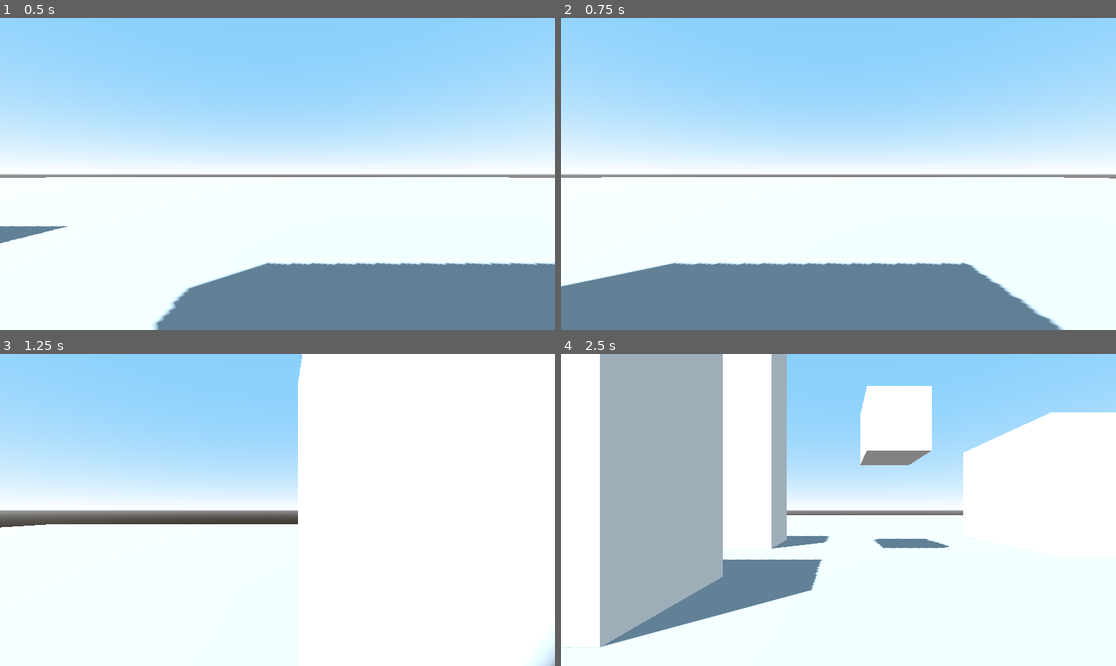
Above: before the commit, frames 1-4 (two rows, left to right).
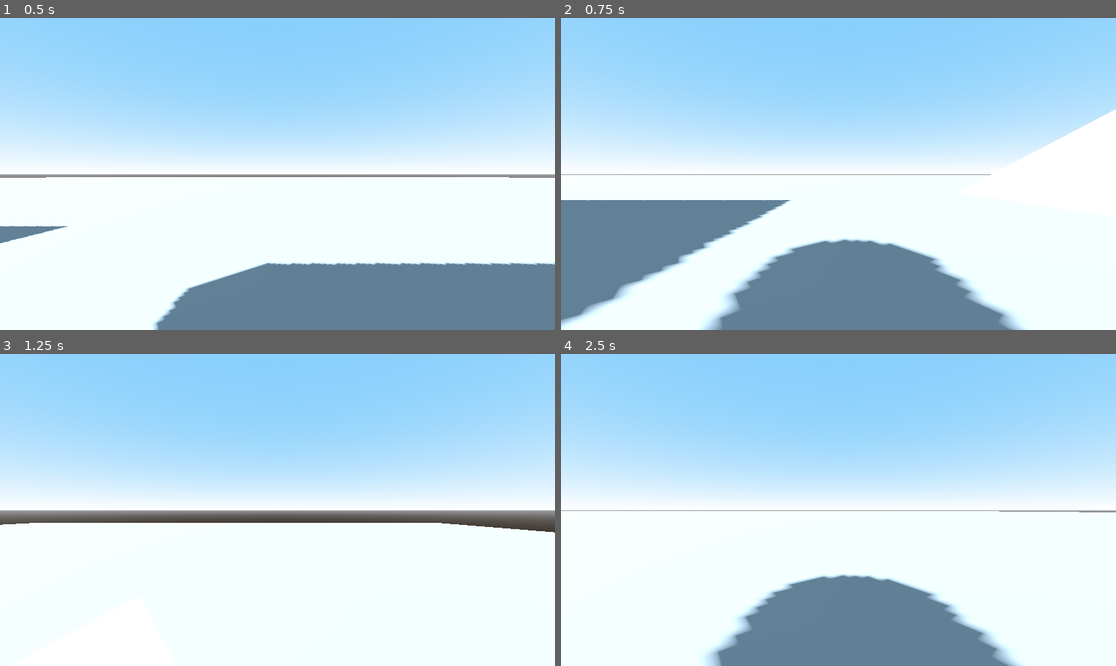
Above: after the commit, the same moments.

Repository: santosty25/Speedrun
Game: Godot game, scene res://Main.tscn
The game is run twice, just before and just after one commit, with the same random seed, the same clock (stepped at 60 frames per second) and the same inputs.
Inputs (mouse positions are in pixels of both pictures, inside the frame that each line leads up to):
- Up to frame 1 (0.5 s): no input
- Up to frame 2 (0.75 s): tap Enter at 0.5 s; move the mouse to (960, 158) at 0.52 s; hold D (Move_Right) from 0.53 s (still down); hold Ctrl (Slide) from 0.53 s (still down); tap Shift (Dash) at 0.6 s
- Up to frame 3 (1.25 s): keep holding D (Move_Right); keep holding Ctrl (Slide); tap Space (Jump) at 0.77 s
- Up to frame 4 (2.5 s): move the mouse to (727, 525) at 1.27 s; release D (Move_Right) at 1.28 s; release Ctrl (Slide) at 1.28 s; hold S (Move_Back) 1.28-2.03 s; tap Ctrl (Slide) at 1.35 s; tap Space (Jump) at 1.52 s; tap Shift (Dash) at 1.55, 2.1 s; move the mouse to (894, 441) at 2.02 s; hold D (Move_Right) from 2.03 s (still down); hold Ctrl (Slide) from 2.03 s (still down)

Frame 1 is identical in both runs. In frame 2, 18% of the frame differs, in the area x 0-100%, y 29-100%; in frame 3, 24%; in frame 4, 53%, in the area x 0-100%, y 0-100%.

Commit message:
Dash, Double Jump, Slide

Diff:
--- a/Main.tscn
+++ b/Main.tscn
@@ -67,7 +67,7 @@
 mesh = SubResource("BoxMesh_1en34")
 
 [node name="Block3" type="StaticBody3D" parent="Terrain"]
-transform = Transform3D(10, 0, 0, 0, 10, 0, 0, 0, 10, 14.946, 5, 0)
+transform = Transform3D(4.6376, 8.85961, 0, -8.85961, 4.6376, 0, 0, 0, 10, 14.946, -2.46963, 0)
 
 [node name="CollisionShape3D" type="CollisionShape3D" parent="Terrain/Block3"]
 shape = SubResource("BoxShape3D_ao1lu")
--- a/Player/Player.gd
+++ b/Player/Player.gd
@@ -5,41 +5,67 @@
 # physics constants
 const GRAVITY = 1 # self explanatory
 const FRICTION = 1.3 # applied when on ground or not pressing anything in the air
+const SLIDE_FRICTION = 1.01 # friction while sliding
 
 # player action speeds
-const MOVE_SPEED = 13 # horizontal movement speed
-const AIR_MOVE_SPEED = 5
+const MOVE_SPEED = 13 # horizontal movement speed on ground and wall
+const AIR_MOVE_SPEED = 5 # horizontal movement speed in air
 const JUMP_VELOCITY = 25 # vertical force when jumping
-const JUMP_FORWARDS_VELOCITY = 8 # a little boost we get when jumping, actually pushes player in input direction
+const JUMP_FORWARDS_VELOCITY = 8 # forward movement boost on jump
 const WALL_SPEED_BONUS = 3 # extra speed from wall running
-const WALL_JUMP_HORIZONTAL_FORCE = 20 # force we propell off walls
-const WALL_REPULSION_FORCE = 30 # force keeping you away from wall
+const WALL_JUMP_HORIZONTAL_FORCE = 20 # force player propells off walls on initial jump
+const WALL_REPULSION_FORCE = 50 # force keeping player away from wall after wall jumping
+const AIR_JUMP_COUNT = 1 # number of double jumps you get, 0 means no double jumping
+const DASH_COOLDOWN = 0.5 # time it takes to regenerate one dash
+const DASH_COUNT = 1 # number of dashes player can have stocked at once
+const DASH_SPEED = 60 # speed player moves while dashing
+const DASH_TIME = 0.1 # time dash lasts
+const SLIDE_BOOST = 30 # initial speed given for slide
 
 # tolerance values
 const DEADZONE = 0.1 # time we can still jump after leaving an object
 const FRICTION_DEADZONE = 0.1 # only applies frictin after being on the ground for this time, allows bunny hopping
 const INPUT_BUFFER_TIME = 0.1 # just used to let you press jump before you hit the ground
 const WALL_FORCETIME = 0.1 # time you're forced away from a wall
-
-var airtime = 0
-var landtime = 0
-var sens = 0.2
-var mouse_captured = false
-var v = Vector3.ZERO
-var last_wall_collision = Vector3.ZERO
-var last_input = INPUT_BUFFER_TIME
-var last_wall_jump = WALL_FORCETIME
+# how dashes should be reset
+# COOLDOWN - a dash charge regenerates every time the cooldown timer runs out
+# HOLLOW_KNIGHT - dashes are treated like a resource which regens instantly when you land. Enforces dash cooldown only when dashing on ground or walls
+enum DASH_TYPE {COOLDOWN,HOLLOW_KNIGHT}
+const DASH = DASH_TYPE.COOLDOWN
+# whether the dash direction should be based on input direction or direction player is facing
+enum DASH_MOVE_TYPE {INPUT,FACING}
+const DASH_DIR_TYPE = DASH_MOVE_TYPE.FACING
+const DASH_PERSIST_TIME = 0.1 # time slide friction is still applied after ending a slide
+
+var airtime := 0.0
+var landtime := 0.0
+var sens := 0.2
+var mouse_captured := false
+var v := Vector3.ZERO
+var last_wall_collision := Vector3.ZERO
+var last_input := INPUT_BUFFER_TIME
+var last_wall_jump := WALL_FORCETIME
+var air_jumps_left := 1
+var dash_timer := 0.0
+var dashes_left := DASH_COUNT
+var dash_counters := []
+var dash_direction := Vector3.ZERO
+var is_sliding := false
+var slide_persist_timer = 0
+var slide_camera_corrected = true
 
 @onready var mesh = $"MeshInstance3D"
 @onready var collision = $"CollisionShape3D"
+@onready var camera = $"Camera3D"
 
 func _ready():
-	pass
+	if DASH == DASH_TYPE.HOLLOW_KNIGHT:
+		dash_counters = [0]
 
 func _input(event: InputEvent) -> void:
 	if event is InputEventMouseMotion && mouse_captured:
 		rotate_y(deg_to_rad(-event.relative.x*sens))
-		$Camera3D.rotate_x(clamp(deg_to_rad(-event.relative.y*sens),-PI/2,PI/2))
+		$Camera3D.rotate_x(deg_to_rad(-event.relative.y*sens))
 
 func _physics_process(delta: float) -> void:
 	if Input.is_action_just_pressed("Capture_Mouse"):
@@ -92,6 +118,9 @@
 	if is_on_floor() || is_on_wall():
 		airtime = 0
 		landtime += delta
+		air_jumps_left = AIR_JUMP_COUNT
+		if DASH == DASH_TYPE.HOLLOW_KNIGHT:
+			dashes_left = DASH_COUNT
 	else:
 		airtime += delta
 		landtime = 0
@@ -102,7 +131,7 @@
 			last_wall_jump = WALL_FORCETIME # fixes buggy interaction if you jump between walls too fast
 
 	var jumped = Input.is_action_just_pressed("Jump")
-	if (jumped || last_input < INPUT_BUFFER_TIME) && airtime < DEADZONE:
+	if (jumped || last_input < INPUT_BUFFER_TIME) && (airtime < DEADZONE || air_jumps_left > 0):
 		# wall jump or normal jump
 		if is_on_wall() && !is_on_floor():
 			last_wall_jump = 0
@@ -110,13 +139,78 @@
 			jump_velocity.y = JUMP_VELOCITY
 			frame_velocity = jump_velocity
 		else:
-			frame_velocity.y = JUMP_VELOCITY
+			v.y = JUMP_VELOCITY
+			if !is_on_floor():
+				air_jumps_left -= 1
 
 		frame_velocity += direction * JUMP_FORWARDS_VELOCITY
 		last_input = INPUT_BUFFER_TIME+1 # no exploiting
 	elif jumped: # input buffer
 		last_input = -delta
 	last_input += delta
+
+	# handle sliding
+	if Input.is_action_pressed("Slide") && is_on_floor():
+		is_sliding = true
+		frame_velocity = Vector3.ZERO
+		# rotate player on first frame
+		if slide_camera_corrected:
+			frame_velocity = direction*SLIDE_BOOST
+			rotation.x = PI/2
+			camera.rotation.x -= PI/2
+			slide_camera_corrected = false
+			position.y -= 1
+	else:
+		is_sliding = false
+		if !slide_camera_corrected:
+			camera.rotation.x += PI/2
+			rotation.x = 0
+			slide_camera_corrected = true
+
+	# increment dash cooldowns
+	var i = 0
+	while i < len(dash_counters):
+		if dash_counters[i] > 0: # decrement
+			dash_counters[i] -= delta
+		elif DASH == DASH_TYPE.COOLDOWN: # if necessary, remove
+			dash_counters.remove_at(i)
+			dashes_left += 1
+			i -= 1
+		i += 1
+	if DASH == DASH_TYPE.HOLLOW_KNIGHT && !is_on_floor() && !is_on_wall():
+		dash_counters[0] = 0
+
+	# handle dashing
+	var dashed = false
+	# can't dash while sliding, must release button
+	if Input.is_action_just_pressed("Dash") && !is_sliding && dashes_left > 0:
+		if DASH == DASH_TYPE.COOLDOWN:
+			dashed = true
+			dashes_left -= 1
+			dash_counters.append(DASH_COOLDOWN)
+		elif DASH == DASH_TYPE.HOLLOW_KNIGHT:
+			if is_on_floor() || is_on_wall():
+				# can only dash under these conditions if cooldown is out
+				if dash_counters[0] <= 0:
+					dash_counters[0] = DASH_COOLDOWN
+					dashed = true
+			else:
+				# if in air, acts like normal
+				if dashes_left > 0:
+					dashed = true
+					dashes_left -= 1
+
+	# tell player to actually dash
+	if dashed:
+		dash_timer = DASH_TIME
+		if DASH_DIR_TYPE == DASH_MOVE_TYPE.INPUT:
+			if direction.length() != 0:
+				dash_direction = direction
+			else:
+				dash_direction = (transform.basis * Vector3(0,0,-1)).normalized()
+		elif DASH_DIR_TYPE == DASH_MOVE_TYPE.FACING:
+			dash_direction = (transform.basis * Vector3(0,0,-1)).normalized()
+			dash_direction = dash_direction.rotated(transform.basis * Vector3(1,0,0),camera.rotation.x)
 
 	# wall force is only applied if moving back towards wall
 	if last_wall_jump < WALL_FORCETIME && !is_on_floor():
@@ -135,6 +229,12 @@
 	else:
 		v.z += frame_velocity.z
 
+	# if we're in a dash, overwrite movement
+	if dash_timer > 0:
+		v = dash_direction * DASH_SPEED
+		frame_velocity = Vector3.ZERO
+		dash_timer -= delta
+
 	# update velocity from last frame
 	v.y += frame_velocity.y
 
@@ -142,5 +242,10 @@
 	velocity = v
 	move_and_slide()
 
+	#print(str(landtime)+" "+str(airtime)+" "+str(is_on_floor())+" "+str(direction.length()))
 	if (landtime > FRICTION_DEADZONE || airtime > DEADZONE) && (is_on_floor() || direction.length() == 0):
-		v /= Vector3(FRICTION,1,FRICTION)
+		if is_sliding || slide_persist_timer > 0:
+			v /= Vector3(SLIDE_FRICTION,1,SLIDE_FRICTION)
+			slide_persist_timer -= delta
+		else:
+			v /= Vector3(FRICTION,1,FRICTION)
